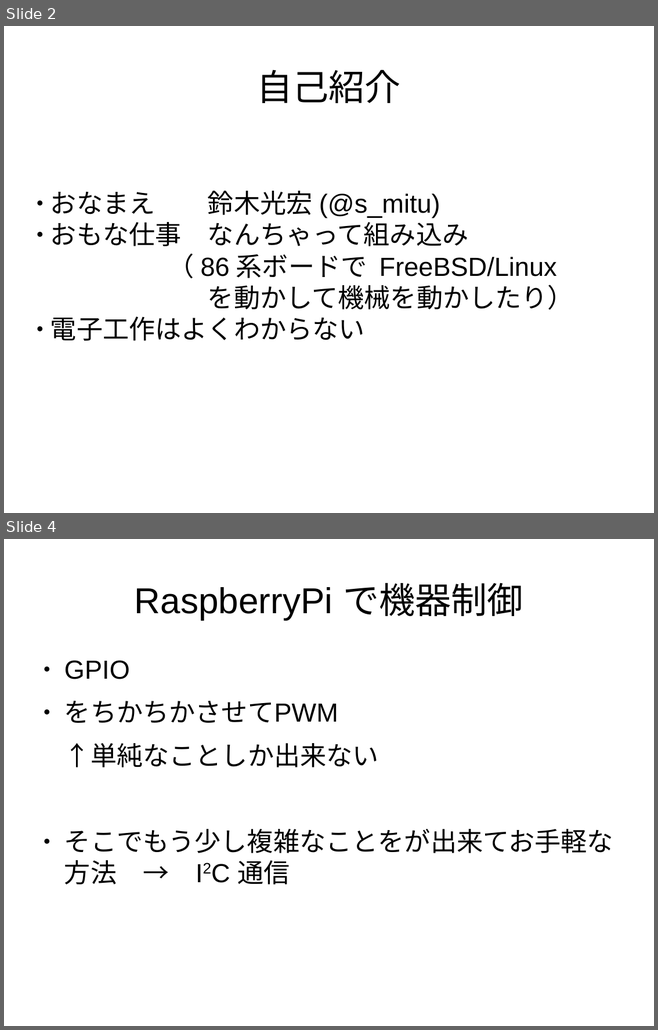
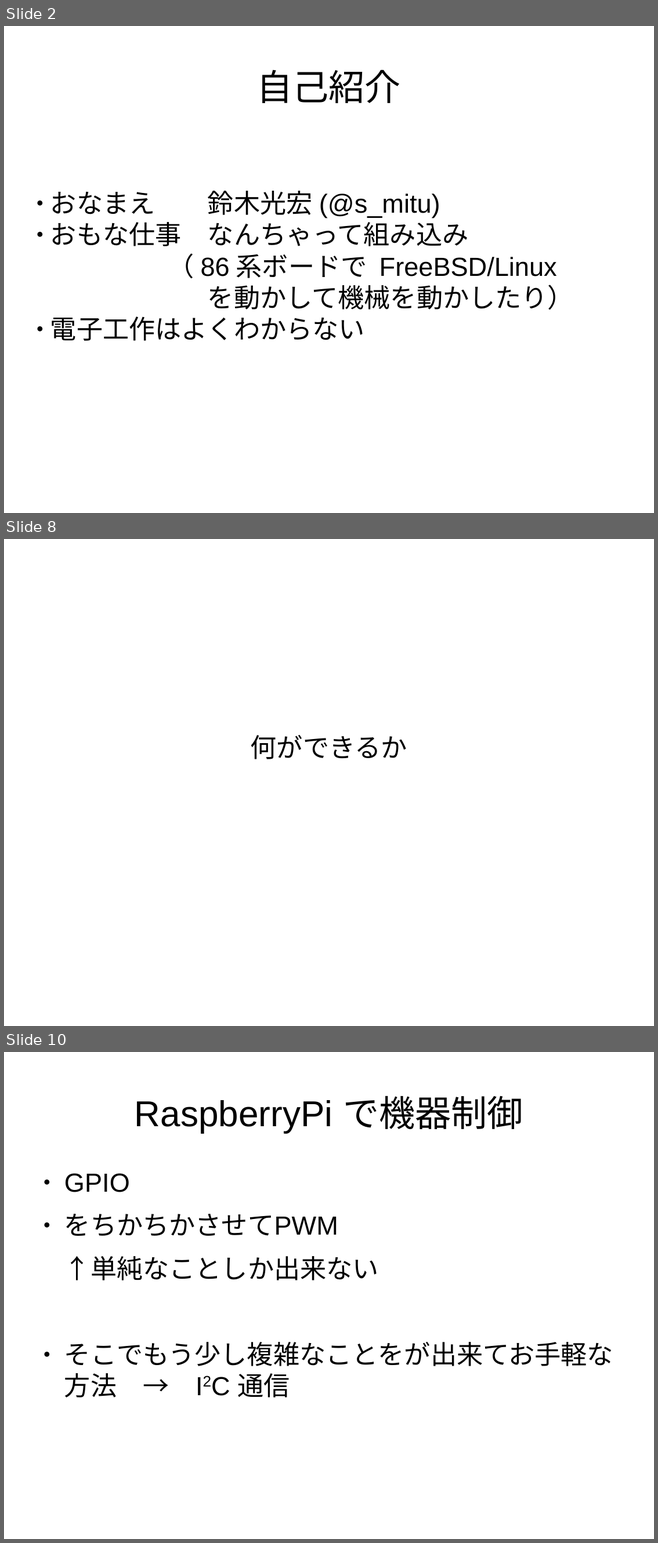
Before and after one commit to s-mitu/RaspberryPi, a slide deck: FreeBSD/Documents/RaspberryPi-20151030.odp. Shown one above the other, each under a label of ours: slides 2 and 4 before the commit, slides 2, 8 and 10 after it; the slides between them are not shown. The pictures are 658x1030 and 658x1543 pixels, drawn with LibreOffice and Linux fonts; fonts in the diff are those of the drawing. Boxes give left, top, right and bottom in pixels: in the first picture for what was removed or moved away, otherwise in the second. Text is boxed around its words. In the diff, an @@ line names an element or a change of style, - is before the commit and + after.

```diff
--- a/FreeBSD/Documents/RaspberryPi-20151030.odp
+++ b/FreeBSD/Documents/RaspberryPi-20151030.odp
@@ slide 8 added at [4, 539, 654, 1026], background #FFFFFF @@
@@ subtitle added at [250, 735, 407, 759], 32 pt, text #000000 @@
+何ができるか
@@ what was slide 4 is now slide 10 @@
```
Also in this commit, not shown: 2 slides changed, 4 other slides added.
